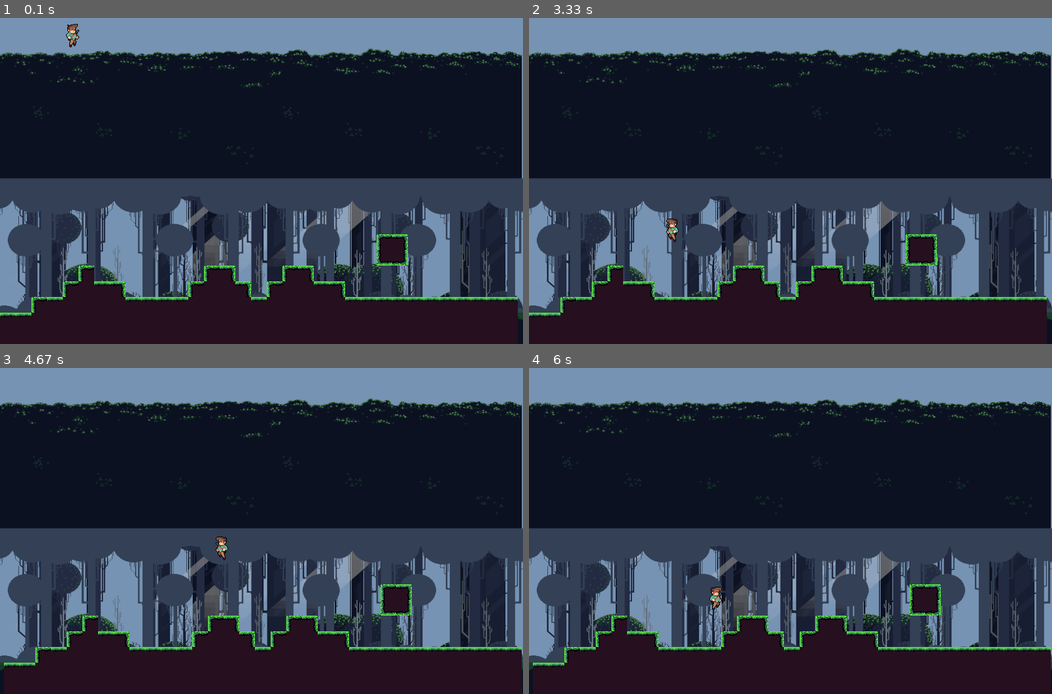
Above: before the commit, frames 1-4 (two rows, left to right).
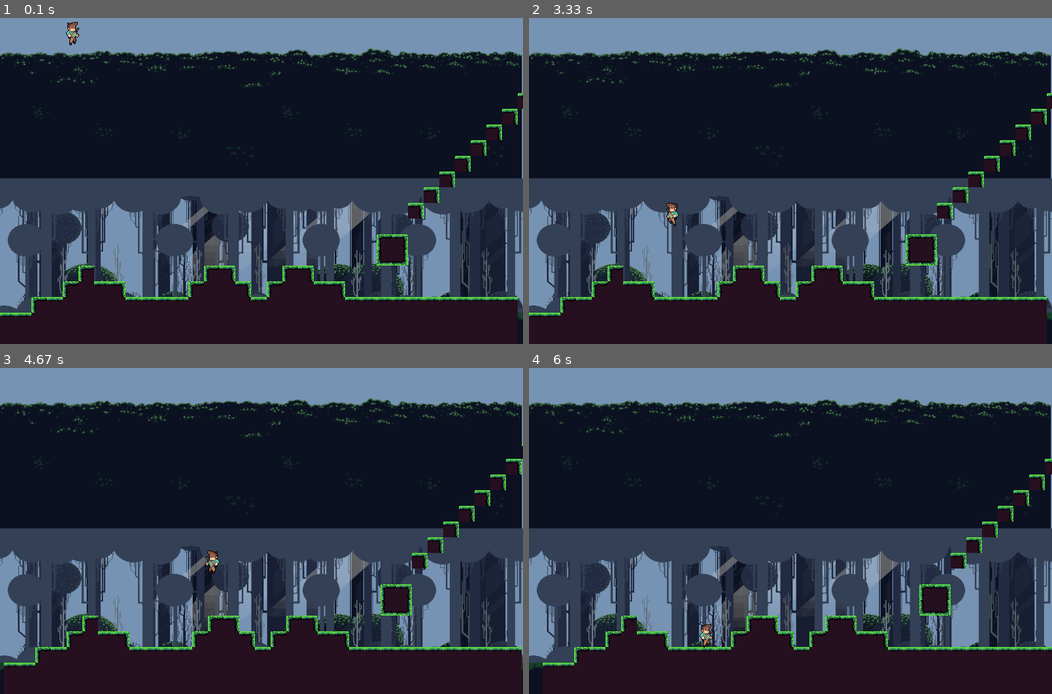
Above: after the commit, the same moments.

Repository: Rtizie/pygamerpg
Game: pygame game, started from main.py
Two runs of this game, one before a commit and one after it. Both use one fixed random seed, a clock stepped at 60 frames per second and the inputs below.
Inputs:
- Up to frame 1 (0.1 s): no input
- Up to frame 2 (3.33 s): hold Right 0.33-0.8 s; hold Right 0.83-1.3 s; hold Left 1.33-1.87 s; hold Right 2.33-2.97 s; hold Left from 3 s (still down); tap Space at 3.07 s
- Up to frame 3 (4.67 s): tap Space at 3.37, 3.57, 3.87, 4.07, 4.37, 4.57 s; release Left at 3.47 s; hold Right 3.5-3.97 s; hold Right 4-4.47 s; hold Left from 4.5 s (still down)
- Up to frame 4 (6 s): tap Space at 4.87, 5.13, 5.43, 5.57, 5.87 s; release Left at 5.03 s; hold Left 5.07-5.47 s; hold Right from 5.5 s (still down)

The runs differ from the first frame. In frame 1, 1.1% of the frame differs, in the area x 12-100%, y 1-62%; in frame 2, 1.2%; in frame 3, 1.2%; in frame 4, 3.9%, in the area x 0-100%, y 27-100%.

Commit message:
Pohyb kamery na Y pozici

Diff:
--- a/Assets/Maps/untitled.csv
+++ b/Assets/Maps/untitled.csv
@@ -5,16 +5,16 @@
 -1,-1,-1,-1,-1,-1,-1,-1,-1,-1,-1,-1,-1,-1,-1,-1,-1,-1,-1,-1,-1,-1,-1,-1,-1,-1,-1,-1,-1,-1,-1,-1,-1
 -1,-1,-1,-1,-1,-1,-1,-1,-1,-1,-1,-1,-1,-1,-1,-1,-1,-1,-1,-1,-1,-1,-1,-1,-1,-1,-1,-1,-1,-1,-1,-1,-1
 -1,-1,-1,-1,-1,-1,-1,-1,-1,-1,-1,-1,-1,-1,-1,-1,-1,-1,-1,-1,-1,-1,-1,-1,-1,-1,-1,-1,-1,-1,-1,-1,-1
--1,-1,-1,-1,-1,-1,-1,-1,-1,-1,-1,-1,-1,-1,-1,-1,-1,-1,-1,-1,-1,-1,-1,-1,-1,-1,-1,-1,-1,-1,-1,-1,-1
--1,-1,-1,-1,-1,-1,-1,-1,-1,-1,-1,-1,-1,-1,-1,-1,-1,-1,-1,-1,-1,-1,-1,-1,-1,-1,-1,-1,-1,-1,-1,-1,-1
--1,-1,-1,-1,-1,-1,-1,-1,-1,-1,-1,-1,-1,-1,-1,-1,-1,-1,-1,-1,-1,-1,-1,-1,-1,-1,-1,-1,-1,-1,-1,-1,-1
--1,-1,-1,-1,-1,-1,-1,-1,-1,-1,-1,-1,-1,-1,-1,-1,-1,-1,-1,-1,-1,-1,-1,-1,-1,-1,-1,-1,-1,-1,-1,-1,-1
--1,-1,-1,-1,-1,-1,-1,-1,-1,-1,-1,-1,-1,-1,-1,-1,-1,-1,-1,-1,-1,-1,-1,-1,-1,-1,-1,-1,-1,-1,-1,-1,-1
--1,-1,-1,-1,-1,-1,-1,-1,-1,-1,-1,-1,-1,-1,-1,-1,-1,-1,-1,-1,-1,-1,-1,-1,-1,-1,-1,-1,-1,-1,-1,-1,-1
--1,-1,-1,-1,-1,-1,-1,-1,-1,-1,-1,-1,-1,-1,-1,-1,-1,-1,-1,-1,-1,-1,-1,-1,-1,-1,-1,-1,-1,-1,-1,-1,-1
--1,-1,-1,-1,-1,-1,-1,-1,-1,-1,-1,-1,-1,-1,-1,-1,-1,-1,-1,-1,-1,-1,-1,-1,-1,-1,-1,-1,-1,-1,-1,-1,-1
--1,-1,-1,-1,-1,-1,-1,-1,-1,-1,-1,-1,-1,-1,-1,-1,-1,-1,-1,-1,-1,-1,-1,-1,-1,-1,-1,-1,-1,-1,-1,-1,-1
--1,-1,-1,-1,-1,-1,-1,-1,-1,-1,-1,-1,-1,-1,-1,-1,-1,-1,-1,-1,-1,-1,-1,-1,-1,-1,-1,-1,-1,-1,-1,-1,-1
+-1,-1,-1,-1,-1,-1,-1,-1,-1,-1,-1,-1,-1,-1,-1,-1,-1,-1,-1,-1,-1,-1,-1,-1,-1,-1,-1,-1,-1,-1,-1,-1,-1,-1,-1,3
+-1,-1,-1,-1,-1,-1,-1,-1,-1,-1,-1,-1,-1,-1,-1,-1,-1,-1,-1,-1,-1,-1,-1,-1,-1,-1,-1,-1,-1,-1,-1,-1,-1,-1,3
+-1,-1,-1,-1,-1,-1,-1,-1,-1,-1,-1,-1,-1,-1,-1,-1,-1,-1,-1,-1,-1,-1,-1,-1,-1,-1,-1,-1,-1,-1,-1,-1,-1,3
+-1,-1,-1,-1,-1,-1,-1,-1,-1,-1,-1,-1,-1,-1,-1,-1,-1,-1,-1,-1,-1,-1,-1,-1,-1,-1,-1,-1,-1,-1,-1,-1,3
+-1,-1,-1,-1,-1,-1,-1,-1,-1,-1,-1,-1,-1,-1,-1,-1,-1,-1,-1,-1,-1,-1,-1,-1,-1,-1,-1,-1,-1,-1,-1,3,-1
+-1,-1,-1,-1,-1,-1,-1,-1,-1,-1,-1,-1,-1,-1,-1,-1,-1,-1,-1,-1,-1,-1,-1,-1,-1,-1,-1,-1,-1,-1,3,-1,-1
+-1,-1,-1,-1,-1,-1,-1,-1,-1,-1,-1,-1,-1,-1,-1,-1,-1,-1,-1,-1,-1,-1,-1,-1,-1,-1,-1,-1,-1,3,-1,-1,-1
+-1,-1,-1,-1,-1,-1,-1,-1,-1,-1,-1,-1,-1,-1,-1,-1,-1,-1,-1,-1,-1,-1,-1,-1,-1,-1,-1,-1,3,-1,-1,-1,-1
+-1,-1,-1,-1,-1,-1,-1,-1,-1,-1,-1,-1,-1,-1,-1,-1,-1,-1,-1,-1,-1,-1,-1,-1,-1,-1,-1,3,-1,-1,-1,-1,-1
+-1,-1,-1,-1,-1,-1,-1,-1,-1,-1,-1,-1,-1,-1,-1,-1,-1,-1,-1,-1,-1,-1,-1,-1,-1,-1,3,-1,-1,-1,-1,-1,-1
 -1,-1,-1,-1,-1,-1,-1,-1,-1,-1,-1,-1,-1,-1,-1,-1,-1,-1,-1,-1,-1,-1,-1,-1,-1,-1,-1,-1,-1,-1,-1,-1,-1
 -1,-1,-1,-1,-1,-1,-1,-1,-1,-1,-1,-1,-1,-1,-1,-1,-1,-1,-1,-1,-1,-1,-1,-1,6,3,-1,-1,-1,-1,-1,-1,-1
 -1,-1,-1,-1,-1,-1,-1,-1,-1,-1,-1,-1,-1,-1,-1,-1,-1,-1,-1,-1,-1,-1,-1,-1,4,7,-1,-1,-1,-1,-1,-1,-1
--- a/camera.py
+++ /dev/null
@@ -1,5 +0,0 @@
-import pygame
-
-class Camera:
-    def __init__(self,player) -> None:
-        self.player = player
--- a/map.py
+++ b/map.py
@@ -60,6 +60,21 @@
             self.world_shift = 0
             player.speed = 3
 
+    def scroll_y(self):
+        player = self.player
+        player_y = player.rect.centery
+        direction_y = player.direction.y
+
+        if player_y < self.screen.get_height() / 7 and direction_y < 0:
+            self.world_shift_y = 5
+            player.speed = 0
+        elif player_y > self.screen.get_height() - (self.screen.get_height() / 7) and direction_y > 0:
+            self.world_shift_y = -5
+            player.speed = 0
+        else:
+            self.world_shift_y = 0
+            player.speed = 3
+
 
     def __init__(self,player):
         self.player = player
@@ -104,8 +119,9 @@
 
     def update(self):
         self.scroll_x()
+        self.scroll_y()
         self.vertical_collision_check()
         self.horizontal_collision_check()
         self.draw_background()
         for tile in self.tiles:
-            tile.update(self.world_shift)
+            tile.update(self.world_shift,self.world_shift_y)
--- a/player.py
+++ b/player.py
@@ -6,7 +6,7 @@
 class Player(pygame.sprite.Sprite):
     screen = None
 
-    gravity_float = 0.6
+    gravity_float = 0.4
     speed = 3
     anim_speed = 0.15
     jump_speed = -10.5
--- a/tile.py
+++ b/tile.py
@@ -15,6 +15,7 @@
         self.area = self.screen.get_rect()
 
 
-    def update(self,x_shift):
+    def update(self,x_shift,y_shift):
         self.rect.x += x_shift
+        self.rect.y += y_shift
         self.screen.blit(self.image,self.rect)
